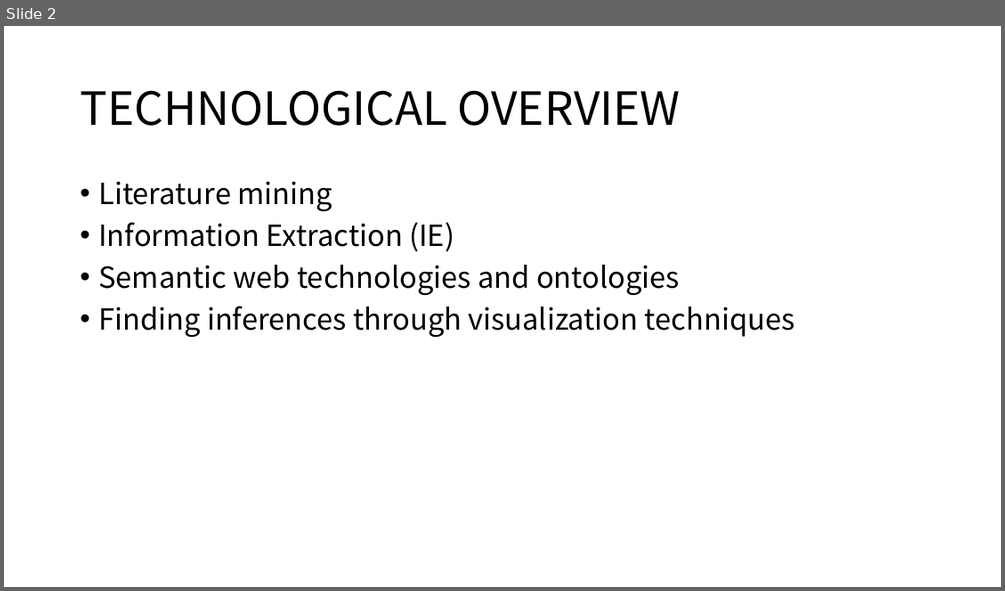
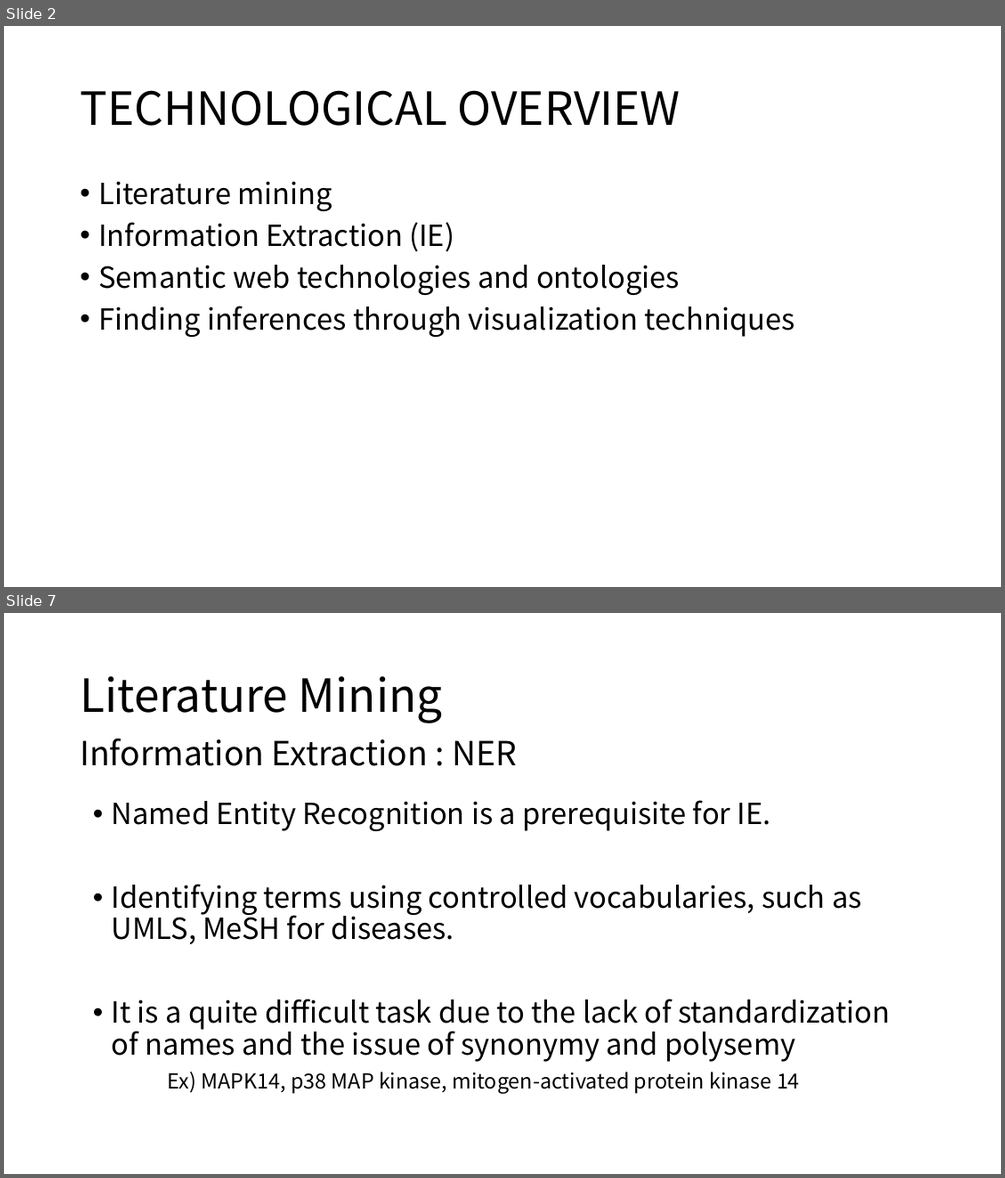
Before and after one commit to moklise/TIL, a slide deck: Review/[3] Literature mining, ontologies and information visualization for drug repurposing/Literature mining, ontologies and information visualization for.pptx. Shown one above the other, each under a label of ours: slide 2 before the commit, slides 2 and 7 after it; the slides between them are not shown. The pictures are 1005x591 and 1005x1178 pixels, drawn with LibreOffice and Linux fonts; fonts in the diff are those of the drawing. Boxes give left, top, right and bottom in pixels: in the first picture for what was removed or moved away, otherwise in the second. Text is boxed around its words. In the diff, an @@ line names an element or a change of style, - is before the commit and + after.

Commit message:
[Publication Review] Literature Mining2

```diff
--- a/Review/[3] Literature mining, ontologies and information visualization for drug repurposing/Literature mining, ontologies and information visualization for.pptx
+++ b/Review/[3] Literature mining, ontologies and information visualization for drug repurposing/Literature mining, ontologies and information visualization for.pptx
@@ slide 7 added at [4,613,1001,1174], background #FFFFFF @@
@@ title added at [80,676,442,723], 44 pt, text #000000 @@
+Literature Mining
@@ text added at [80,738,517,766], 32 pt, text #000000 @@
+Information Extraction : NER
@@ text added at [112,800,890,1094], 28 pt, text #000000 @@
+• Named Entity Recognition is a prerequisite for IE.
+• Identifying terms using controlled vocabularies, such as UMLS, MeSH for diseases.
+• It is a quite difficult task due to the lack of standardization of names and the issue of synonymy and polysemy
+Ex) MAPK14, p38 MAP kinase, mitogen-activated protein kinase 14
```
Also in this commit, not shown: 6 slides changed, 5 other slides added, 1 slide removed.
